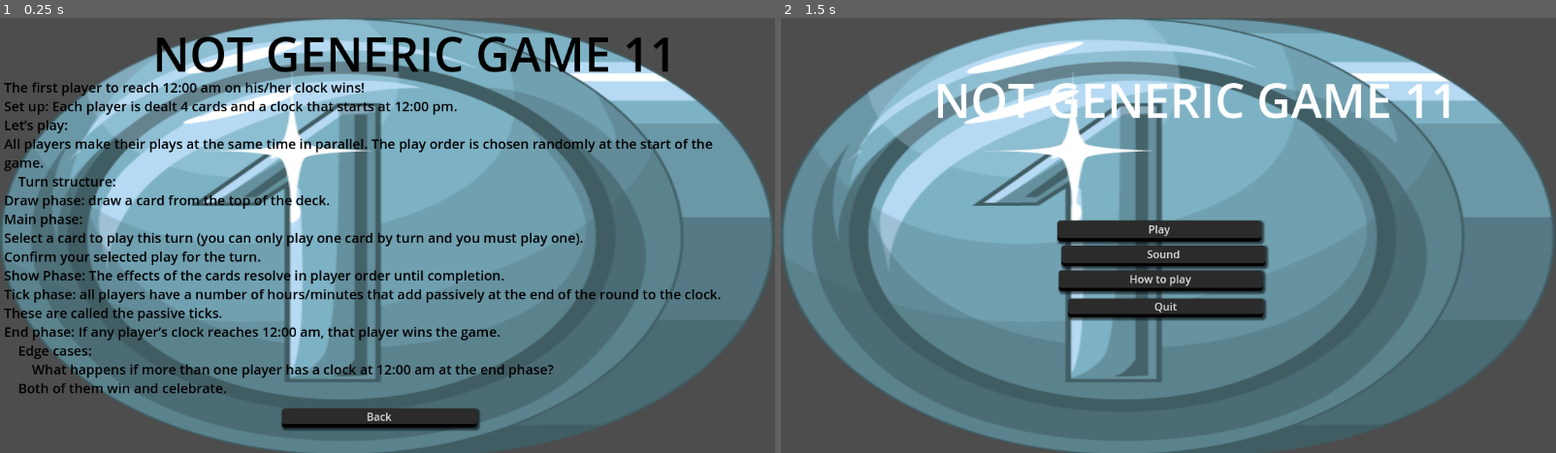
Above: before the commit, frames 1-2 (left to right).
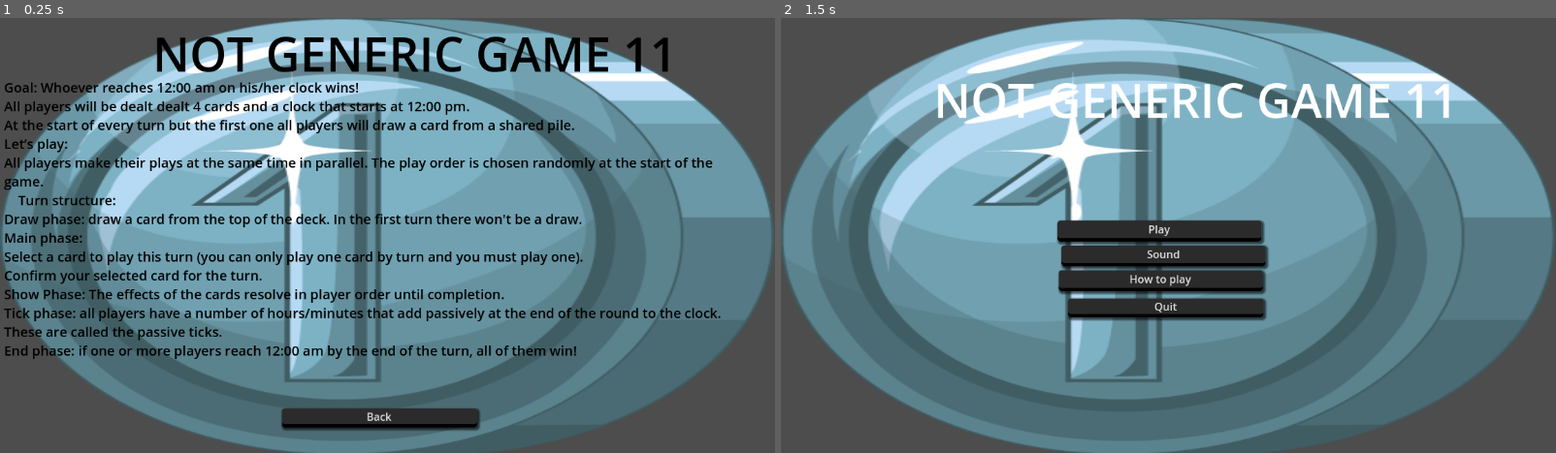
Above: after the commit, the same moments.

Repository: jaoc1811/card-game-jam
Game: Godot game, scene res://scenes/how_to_play.tscn
Same seed, same stepped clock (60 frames per second), same inputs: the game is played once before the commit and once after it. This scene is started directly instead of the project's main scene.
Inputs (mouse positions are in pixels of both pictures, inside the frame that each line leads up to):
- Up to frame 1 (0.25 s): no input
- Up to frame 2 (1.5 s): tap Enter at 0.5 s; move the mouse to (1339, 213) at 0.52 s; tap F at 0.6 s; click "Back" at 1.25 s

The runs differ from the first frame. In frame 1, 13% of the frame differs, in the area x 0-93%, y 14-87%; in frame 2, nothing differs.

Commit message:
Update how to play

Diff:
--- a/scenes/how_to_play.tscn
+++ b/scenes/how_to_play.tscn
@@ -38,21 +38,19 @@
 offset_bottom = 583.0
 theme_override_font_sizes/normal_font_size = 20
 bbcode_enabled = true
-text = "[color=black]The first player to reach 12:00 am on his/her clock wins!
-Set up: Each player is dealt 4 cards and a clock that starts at 12:00 pm.
+text = "[color=black]Goal: Whoever reaches 12:00 am on his/her clock wins!
+All players will be dealt dealt 4 cards and a clock that starts at 12:00 pm.
+At the start of every turn but the first one all players will draw a card from a shared pile.
 Let’s play:
 All players make their plays at the same time in parallel. The play order is chosen randomly at the start of the game.
 	Turn structure:
-Draw phase: draw a card from the top of the deck.
+Draw phase: draw a card from the top of the deck. In the first turn there won't be a draw.
 Main phase:
 Select a card to play this turn (you can only play one card by turn and you must play one).
-Confirm your selected play for the turn.
+Confirm your selected card for the turn.
 Show Phase: The effects of the cards resolve in player order until completion.
 Tick phase: all players have a number of hours/minutes that add passively at the end of the round to the clock. These are called the passive ticks.
-End phase: If any player’s clock reaches 12:00 am, that player wins the game.
-	Edge cases:
-		What happens if more than one player has a clock at 12:00 am at the end phase?
-	Both of them win and celebrate.
+End phase: if one or more players reach 12:00 am by the end of the turn, all of them win!
 [/color]"
 
 [node name="Back" type="Button" parent="."]
